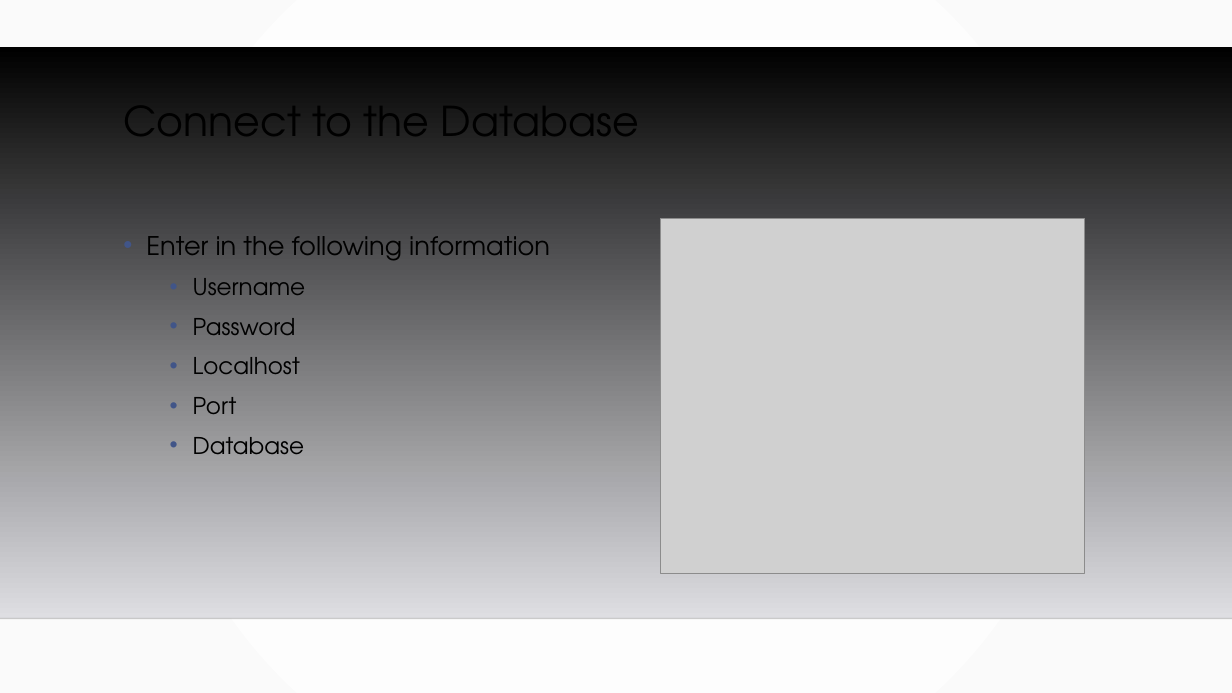
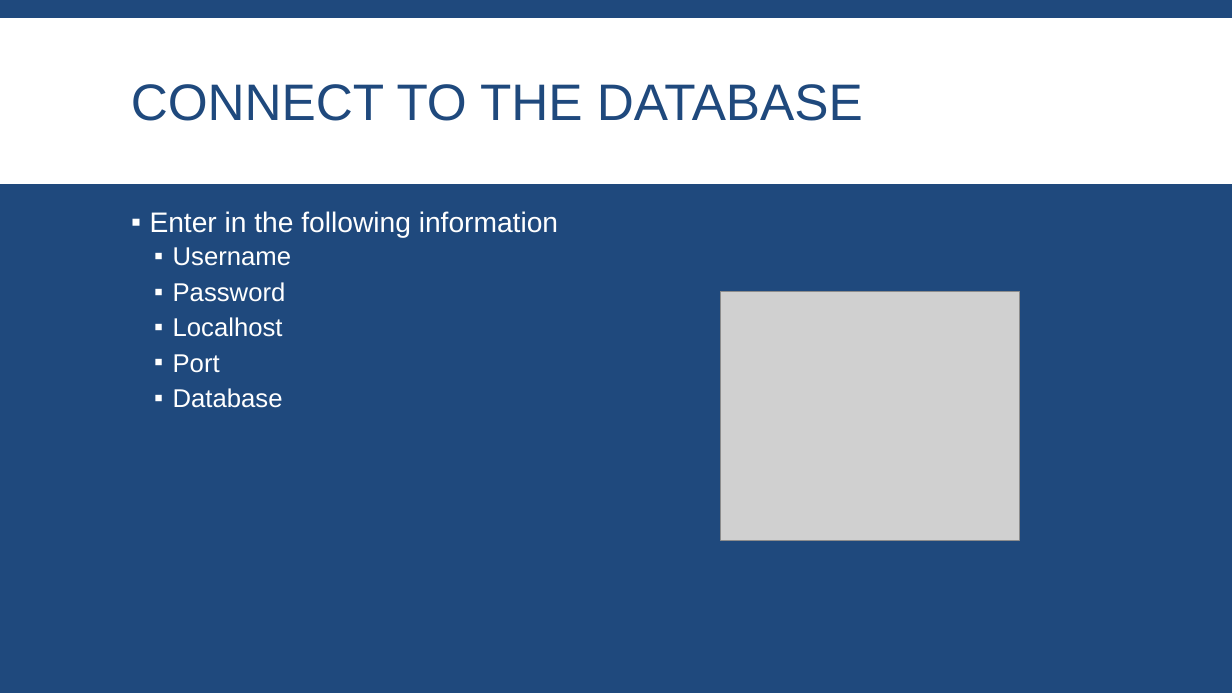
Before and after one commit to MGIS-UMN/GIS5577_week5, a slide deck: slide 17 of Spatial_Databases.odp. Drawn at 1232x693 pixels with LibreOffice and Linux fonts; fonts in the diff are those of the drawing; grey boxes stand for pictures; background and template pictures are left out. Boxes give left, top, right and bottom in pixels: in the first picture for what was removed or moved away, otherwise in the second. Text is boxed around its words. In the diff, an @@ line names an element or a change of style, - is before the commit and + after.

```diff
--- a/Spatial_Databases.odp
+++ b/Spatial_Databases.odp
@@ background gradient #FFFFFF to #FAFAFA to #1F497D @@
@@ freeform shape added at [0, 18, 1232, 184], fill #FFFFFF @@
@@ title "CONNECT TO THE DATABASE" at [131, 84, 863, 121]: vertical alignment top to middle @@
@@ freeform shape removed at [0, 47, 1232, 618] @@
@@ title at [131, 84, 863, 121]: text changed; size 32 to 40 pt; font TeX Gyre Adventor to Arial; text colour #000000 to #1F497D @@
-Connect to the Database
+CONNECT TO THE DATABASE
@@ text "Enter in the following information": place and size @@
-text "Enter in the following information" at [146, 236, 550, 454]
+text "Enter in the following information" at [150, 211, 558, 408]
@@ text "Enter in the following information" at [150, 211, 558, 408]: size 20 to 22 pt in "Enter in the following information"; font TeX Gyre Adventor to Arial, text colour #000000 to #FFFFFF; size 18 to 20 pt in "Username", "Password", "Localhost", "Port" and 1 more places; bullet • to ▪; line spacing 1.2 to 0.9; more space between paragraphs; bullet colour #415588 to #FFFFFF @@
@@ picture: place and size @@
-picture at [661, 219, 1086, 574]
+picture at [721, 291, 1019, 541]
@@ line removed from (0, 618) to (1232, 618) @@
```
Also in this commit, not shown: 39 other slides changed, 2 other files.
